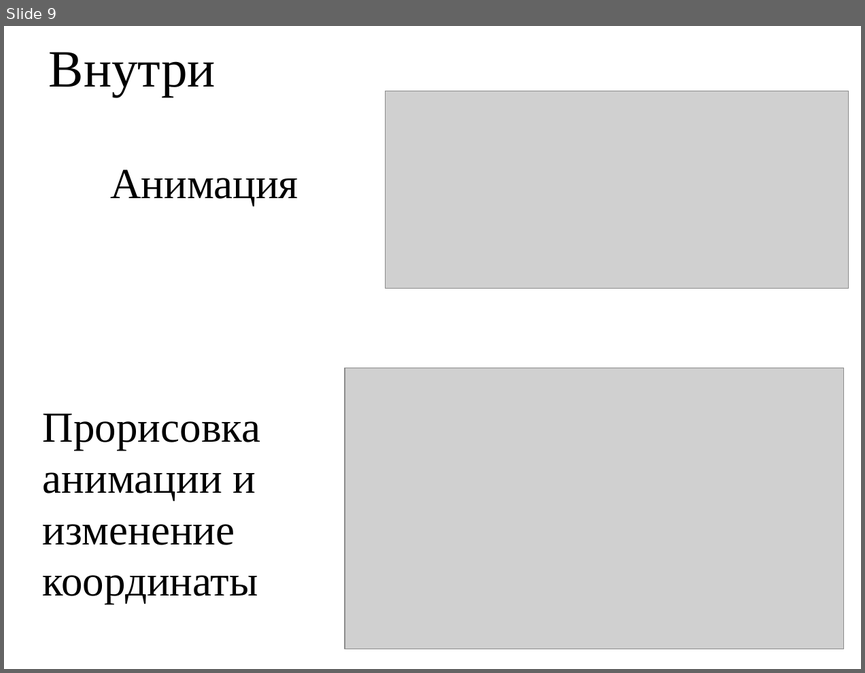
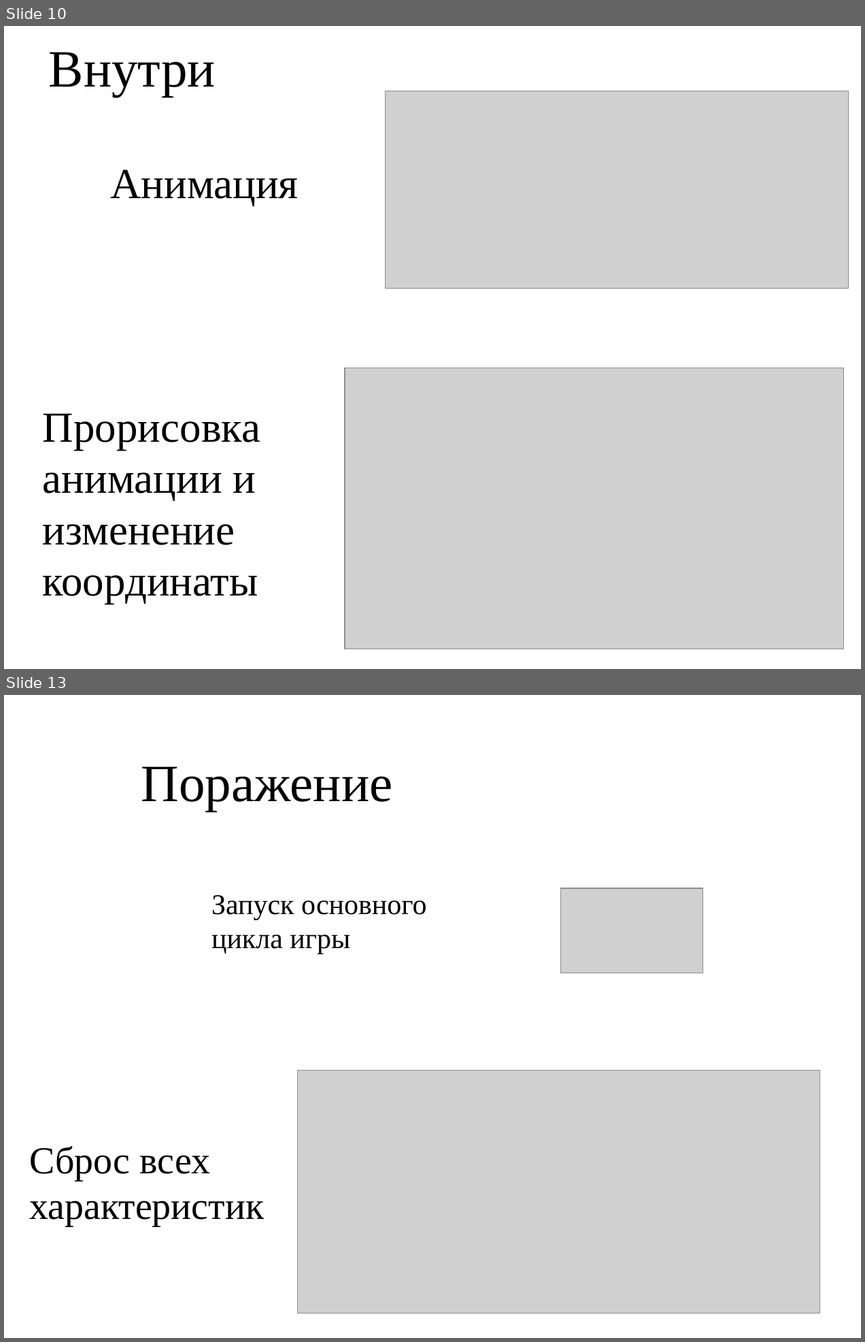
Before and after one commit to Arktoth/Cyber-Ravage, a slide deck: Cyber Ravage.pptx. Shown one above the other, each under a label of ours: slide 9 before the commit, slides 10 and 13 after it; the slides between them are not shown. The pictures are 865x673 and 865x1342 pixels, drawn with LibreOffice and Linux fonts; fonts in the diff are those of the drawing; grey boxes stand for pictures; background and template pictures are left out. Boxes give left, top, right and bottom in pixels: in the first picture for what was removed or moved away, otherwise in the second. Text is boxed around its words. In the diff, an @@ line names an element or a change of style, - is before the commit and + after.

```diff
--- a/Cyber Ravage.pptx
+++ b/Cyber Ravage.pptx
@@ slide 13 added at <box>4,695,861,1338</box>, background picture (left out) @@
@@ title added at <box>141,766,393,811</box>, 44 pt, text #000000 @@
+Поражение
@@ text added at <box>211,895,427,954</box>, 24 pt, text #000000 @@
+Запуск основного цикла игры
@@ picture added at <box>561,888,703,972</box> @@
@@ picture added at <box>298,1070,820,1312</box> @@
@@ text added at <box>29,1146,264,1226</box>, 32 pt, text #000000 @@
+Сброс всех характеристик
@@ what was slide 9 is now slide 10 @@
```
Also in this commit, not shown: 1 slide changed, 4 other slides added.
